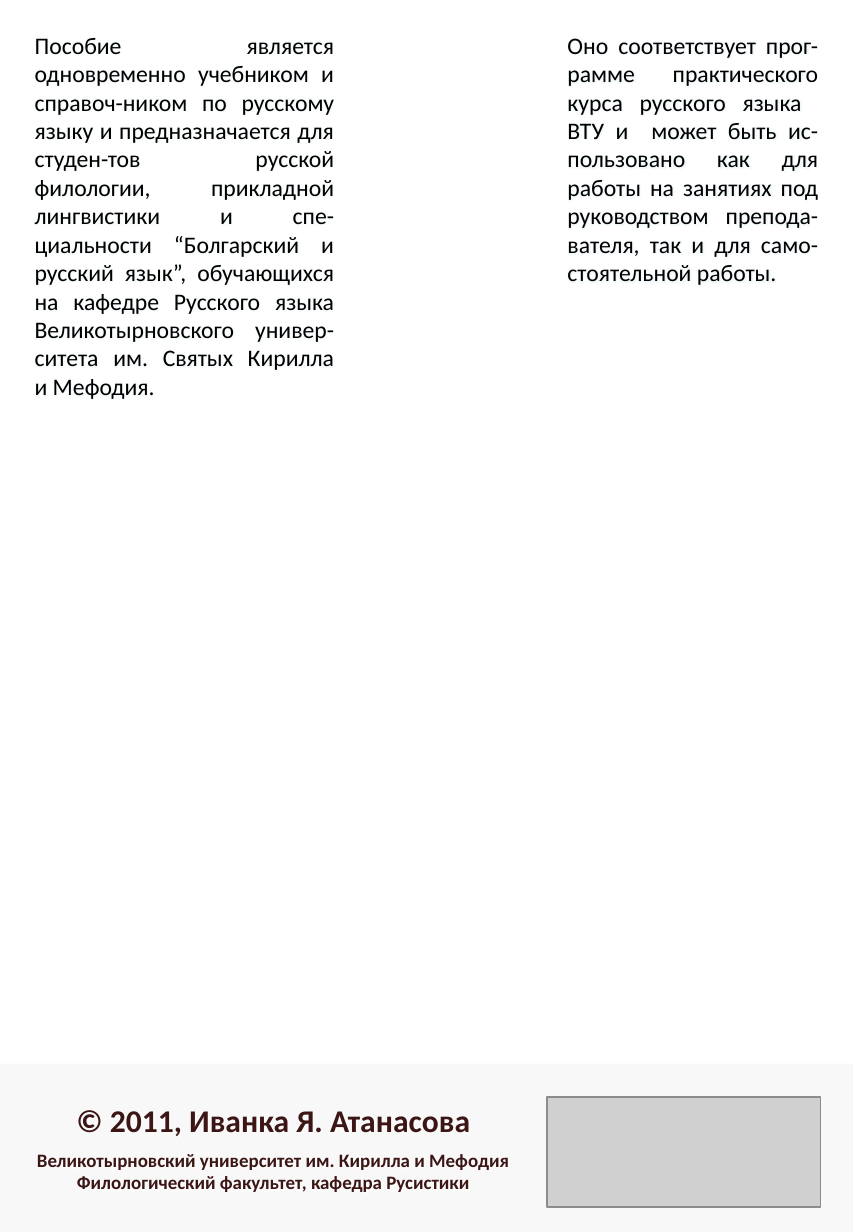
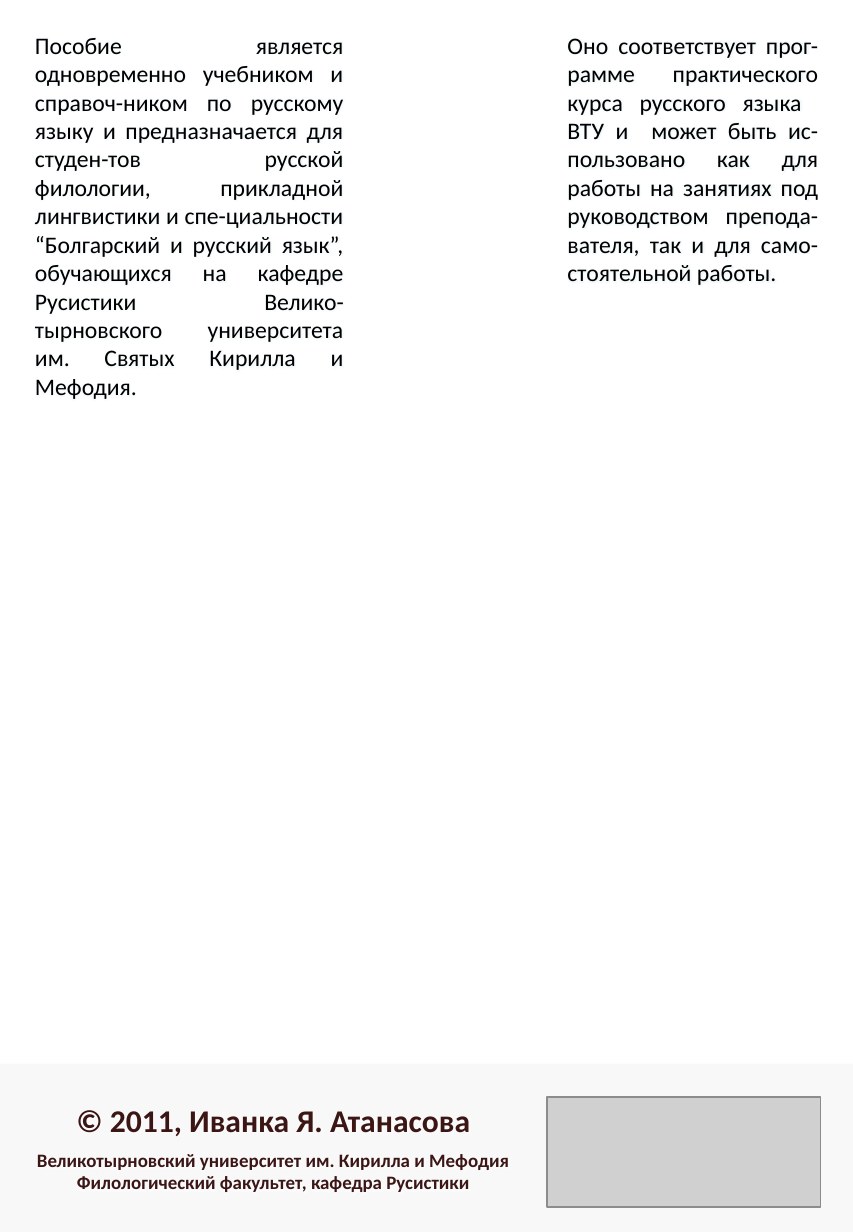
Before and after one commit to speedyGonzales/ivanka-textbooks, a slide deck: slide 2 of Uchebnik-prakticheskaya-morfologia/Uchebnik-Prakticheskaya-morfologia-covers.pptx. Drawn at 853x1232 pixels with LibreOffice and Linux fonts; fonts in the diff are those of the drawing; grey boxes stand for pictures; background and template pictures are left out. Boxes give left, top, right and bottom in pixels: in the first picture for what was removed or moved away, otherwise in the second. Text is boxed around its words. In the diff, an @@ line names an element or a change of style, - is before the commit and + after.

```diff
--- a/Uchebnik-prakticheskaya-morfologia/Uchebnik-Prakticheskaya-morfologia-covers.pptx
+++ b/Uchebnik-prakticheskaya-morfologia/Uchebnik-Prakticheskaya-morfologia-covers.pptx
@@ text at (35,38,344,399): text changed @@
-Пособие является одновременно учебником и справоч-ником по русскому языку и предназначается для студен-тов русской филологии, прикладной лингвистики и спе-циальности “Болгарский и русский язык”, обучающихся на кафедре Русского языка Великотырновского универ-ситета им. Святых Кирилла
-и Мефодия.
+Пособие является одновременно учебником и справоч-ником по русскому языку и предназначается для студен-тов русской филологии, прикладной лингвистики и спе-циальности “Болгарский и русский язык”, обучающихся на кафедре Русистики Велико-тырновского университета им. Святых Кирилла и Мефодия.
```
Also in this commit, not shown: 3 other files.
